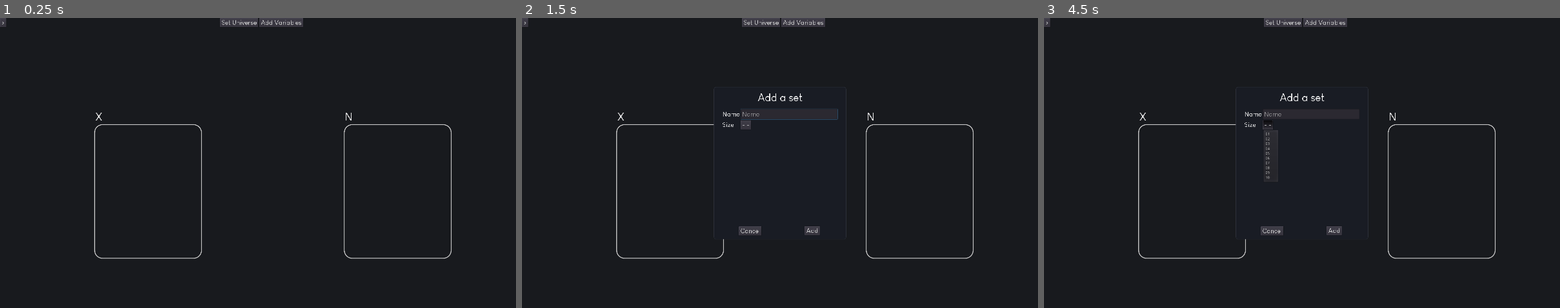
Above: before the commit, frames 1-3 (left to right).
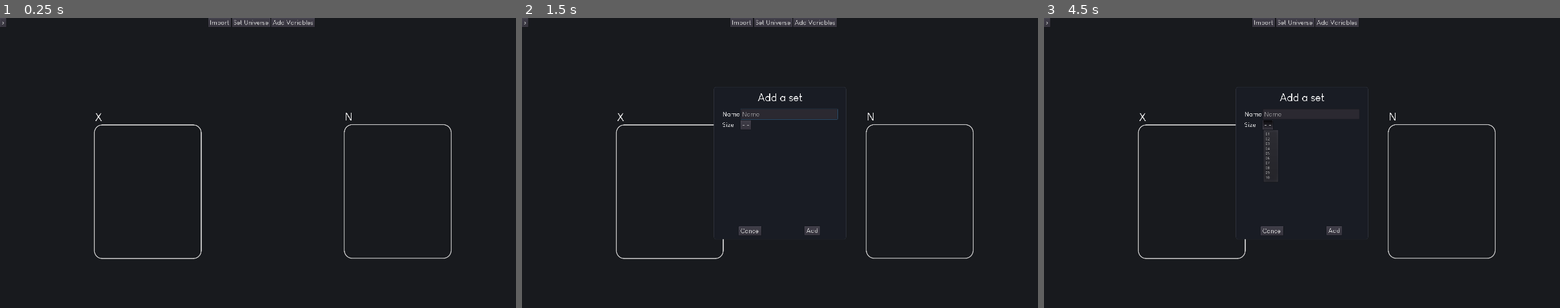
Above: after the commit, the same moments.

Repository: Mickaly13X/wv_project
Game: Godot game, scene res://Scenes/Main.tscn
The game is run twice, just before and just after one commit, with the same random seed, the same clock (stepped at 60 frames per second) and the same inputs.
Inputs (mouse positions are in pixels of both pictures, inside the frame that each line leads up to):
- Up to frame 1 (0.25 s): no input
- Up to frame 2 (1.5 s): click "Set Universe" at 0.5 s; click (743, 23) at 1.25 s, where only the run after the commit has a clickable "Import"
- Up to frame 3 (4.5 s): click ">" at 2 s; click "Add Variables" at 2.75 s; click (1441, 192) at 3.52 s; click "- -" at 4.25 s

The runs differ from the first frame. In frame 1, 0.6% of the frame differs, in the area x 18-61%, y 0-84%; in frame 2, 0.5%; in frame 3, 0.5%.

Commit message:
📦 NEW:

Diff:
--- a/Visualizer/Scenes/Main.tscn
+++ b/Visualizer/Scenes/Main.tscn
@@ -99,9 +99,21 @@
 size_flags_vertical = 3
 alignment = 1
 
+[node name="Import" type="Button" parent="HSplit/MainPanel/UI/HUD/Main"]
+margin_left = 748.0
+margin_right = 832.0
+margin_bottom = 34.0
+focus_mode = 0
+custom_fonts/font = ExtResource( 4 )
+enabled_focus_mode = 0
+text = "Import"
+__meta__ = {
+"_edit_use_anchors_": false
+}
+
 [node name="SetUniverse" type="Button" parent="HSplit/MainPanel/UI/HUD/Main"]
-margin_left = 792.0
-margin_right = 934.0
+margin_left = 836.0
+margin_right = 978.0
 margin_bottom = 34.0
 focus_mode = 0
 custom_fonts/font = ExtResource( 4 )
@@ -112,8 +124,8 @@
 }
 
 [node name="AddVariables" type="Button" parent="HSplit/MainPanel/UI/HUD/Main"]
-margin_left = 938.0
-margin_right = 1101.0
+margin_left = 982.0
+margin_right = 1145.0
 margin_bottom = 34.0
 focus_mode = 0
 custom_fonts/font = ExtResource( 4 )
@@ -137,10 +149,39 @@
 position = Vector2( 1280, 396 )
 
 [node name="X" parent="Sets" instance=ExtResource( 2 )]
-position = Vector2( 350.886, 396 )
+position = Vector2( 349.905, 396.982 )
 
-[node name="PopUpUniverse" parent="." instance=ExtResource( 3 )]
+[node name="Popups" type="Control" parent="."]
+anchor_right = 1.0
+anchor_bottom = 1.0
+mouse_filter = 2
+__meta__ = {
+"_edit_use_anchors_": false
+}
+
+[node name="SetUniverse" parent="Popups" instance=ExtResource( 3 )]
 popup_exclusive = true
+
+[node name="OpenFile" type="FileDialog" parent="Popups"]
+anchor_left = 0.5
+anchor_top = 0.5
+anchor_right = 0.5
+anchor_bottom = 0.5
+margin_left = -460.5
+margin_top = -291.5
+margin_right = 460.5
+margin_bottom = 291.5
+rect_min_size = Vector2( 400, 140 )
+popup_exclusive = true
+window_title = "Open File with CoLa Input"
+mode = 0
+access = 2
+current_dir = "/Users/erickim"
+current_path = "/Users/erickim/"
+__meta__ = {
+"_edit_use_anchors_": false
+}
 [connection signal="button_up" from="HSplit/MainPanel/UI/HUD/OpenCoLa" to="." method="toggle_cola_panel"]
+[connection signal="button_up" from="HSplit/MainPanel/UI/HUD/Main/Import" to="." method="popup_import"]
 [connection signal="button_up" from="HSplit/MainPanel/UI/HUD/Main/SetUniverse" to="." method="popup_universe" binds= [ "N" ]]
 [connection signal="button_up" from="HSplit/MainPanel/UI/HUD/Main/AddVariables" to="." method="popup_universe" binds= [ "X" ]]
--- a/Visualizer/Scripts/Main.gd
+++ b/Visualizer/Scripts/Main.gd
@@ -3,17 +3,15 @@
 const Exception = preload("res://util/ExceptionIDs.gd")
 
 onready var SET = preload("res://Scenes/Set.tscn")
-onready var MB_SIZE = $PopUpUniverse/Items/MbSize
+onready var MB_SIZE = $Popups/SetUniverse/Items/MbSize
 onready var OPEN_COLA = $HSplit/MainPanel/UI/HUD/OpenCoLa
 onready var COLA_PANEL = $HSplit/CoLaPanel
 onready var COLA = $HSplit/CoLaPanel/CoLaInput
 onready var SETS = $Sets
 onready var HSPLIT = $HSplit
 onready var POPUPS = {
-	"set_universe":$PopUpUniverse
-
-
-
+	"set_universe":$Popups/SetUniverse,
+	"open_file":$Popups/OpenFile
 	}
 
 var not_domains = ["structure","size","pos","count","not","inter","union","in"]
@@ -222,3 +220,7 @@
 		HSPLIT.dragger_visibility = SplitContainer.DRAGGER_HIDDEN_COLLAPSED
 		COLA_PANEL.hide()
 		OPEN_COLA.text = ">"
+
+
+func popup_import():
+	POPUPS["open_file"].popup()
